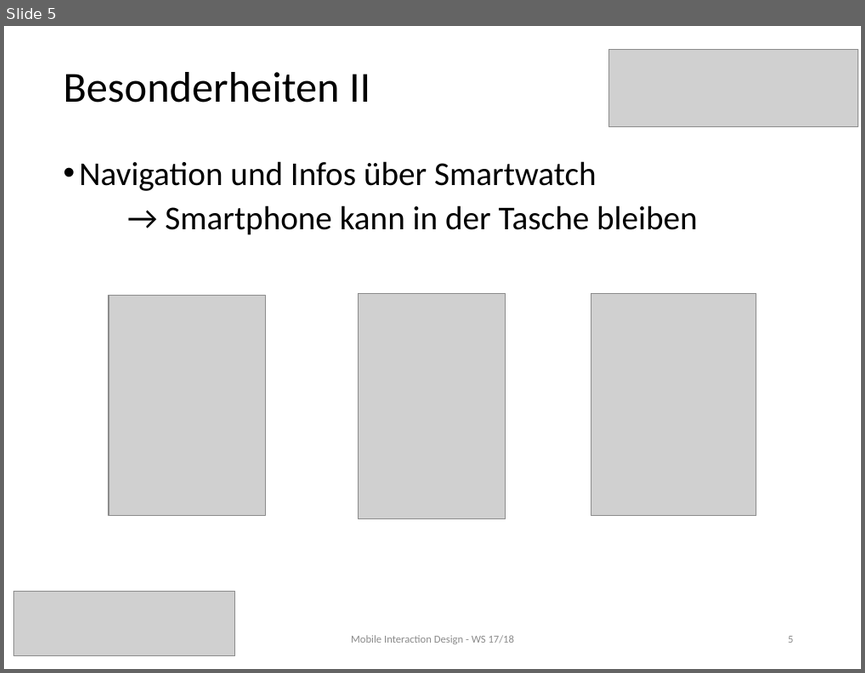
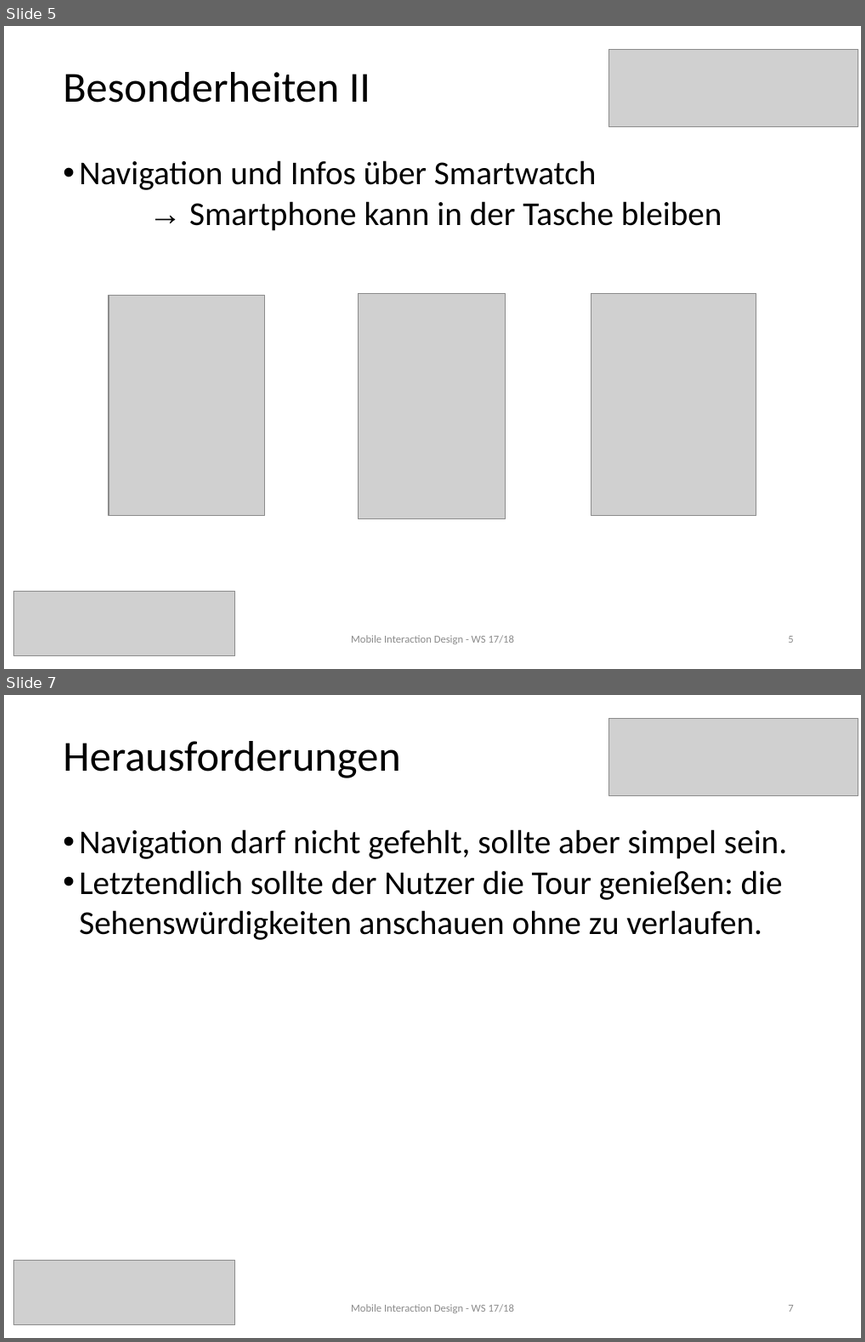
Before and after one commit to MIDw17group02/sightseeingApp, a slide deck: NiceTours Presentation.pptx. Shown one above the other, each under a label of ours: slide 5 before the commit, slides 5 and 7 after it; the slides between them are not shown. The pictures are 865x673 and 865x1342 pixels, drawn with LibreOffice and Linux fonts; fonts in the diff are those of the drawing; grey boxes stand for pictures. Boxes give left, top, right and bottom in pixels: in the first picture for what was removed or moved away, otherwise in the second. Text is boxed around its words. In the diff, an @@ line names an element or a change of style, - is before the commit and + after.

```diff
--- a/NiceTours Presentation.pptx
+++ b/NiceTours Presentation.pptx
@@ slide 7 added at <box>4,695,861,1338</box>, background #FFFFFF @@
@@ picture added at <box>609,718,857,796</box> @@
@@ text added at <box>63,741,400,778</box>, 36 pt, text #000000 @@
+Herausforderungen
@@ text added at <box>79,829,787,940</box>, 28 pt, text #000000 @@
+• Navigation darf nicht gefehlt, sollte aber simpel sein.
+• Letztendlich sollte der Nutzer die Tour genießen: die Sehenswürdigkeiten anschauen ohne zu verlaufen.
@@ picture added at <box>14,1259,235,1325</box> @@
@@ text added at <box>351,1304,514,1313</box>, 9 pt, text #8B8B8B @@
+Mobile Interaction Design - WS 17/18
@@ page number added at <box>788,1304,793,1311</box>, 9 pt, text #8B8B8B @@
+7
@@ slide 5 changed as well @@
@@ text "Navigation und Infos über Smartwatch" at <box>79,160,722,231</box>: font Calibri to Arial in "→"; less space between paragraphs; line spacing 0.9 to 1 @@
@@ text "Mobile Interaction Design - WS ..." at <box>351,635,514,644</box>: text colour #8C8C8C to #8B8B8B @@
```
Also in this commit, not shown: 7 other slides changed, 2 other slides added.
